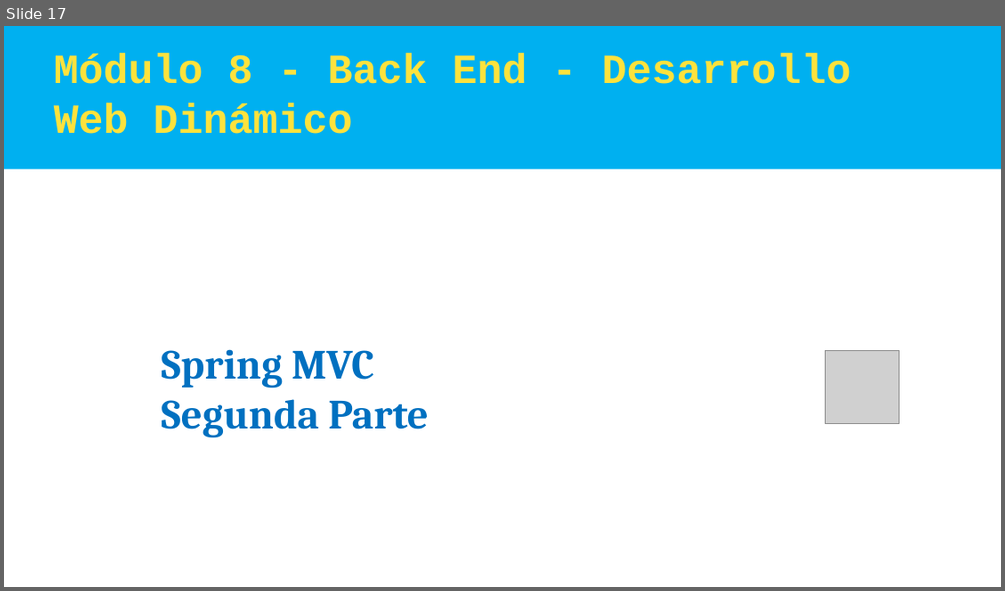
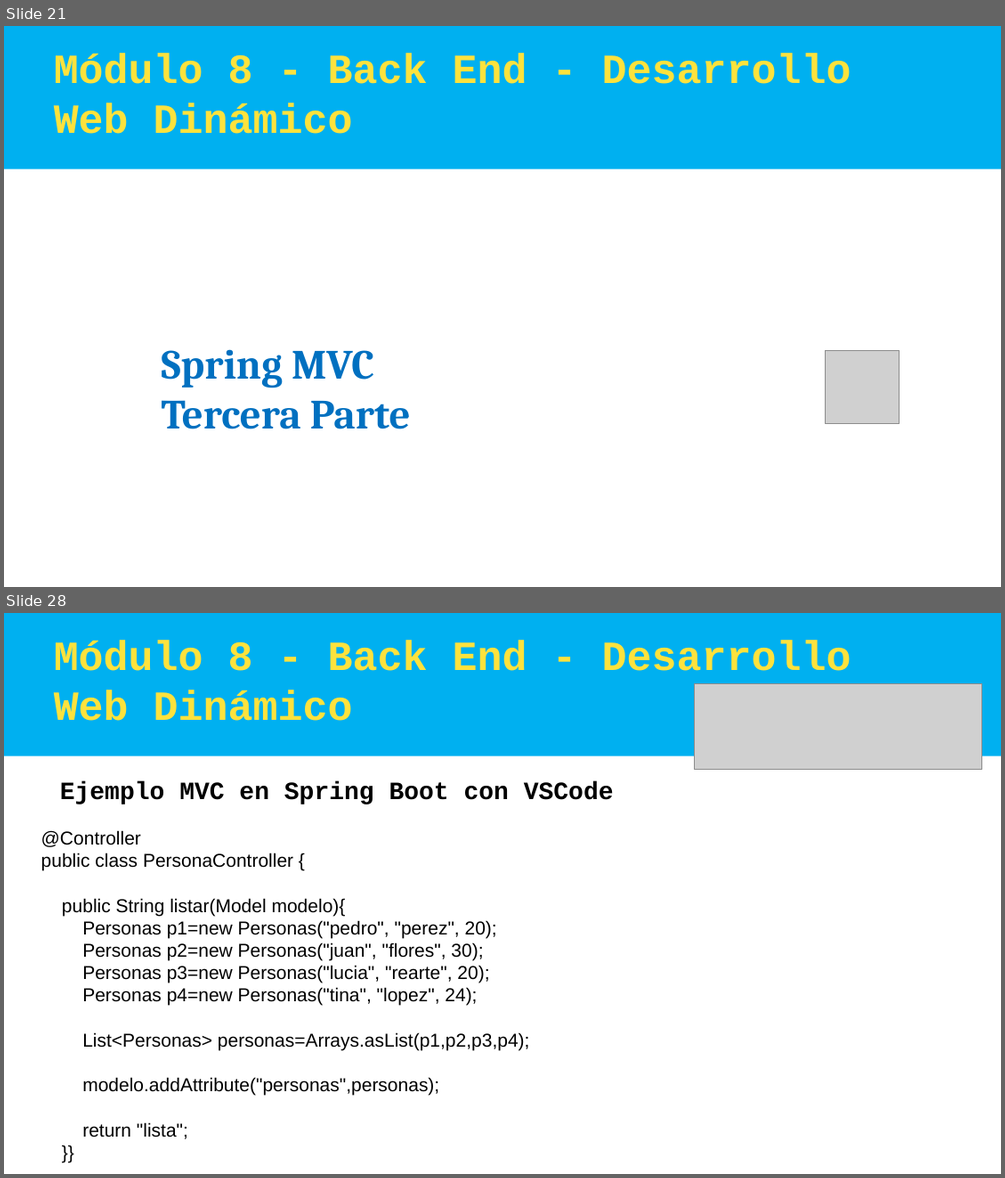
Before and after one commit to cesarprogramador/Angular, a slide deck: Argentina Programa - SpringBoot MVC.pptx. Shown one above the other, each under a label of ours: slide 17 before the commit, slides 21 and 28 after it; the slides between them are not shown. The pictures are 1005x591 and 1005x1178 pixels, drawn with LibreOffice and Linux fonts; fonts in the diff are those of the drawing; grey boxes stand for pictures. Boxes give left, top, right and bottom in pixels: in the first picture for what was removed or moved away, otherwise in the second. Text is boxed around its words. In the diff, an @@ line names an element or a change of style, - is before the commit and + after.

```diff
--- a/Argentina Programa - SpringBoot MVC.pptx
+++ b/Argentina Programa - SpringBoot MVC.pptx
@@ slide 28 added at (4,613,1001,1174), background #FFFFFF @@
@@ rectangle added at (4,613,1001,756), fill #00B0F0 @@
@@ text added at (54,641,851,721), 40 pt, text #FDE23D, bold @@
+Módulo 8 - Back End - Desarrollo Web Dinámico
@@ picture added at (695,684,982,770) @@
@@ text added at (60,781,614,804), 24 pt, text #000000, bold @@
+Ejemplo MVC en Spring Boot con VSCode
@@ text added at (41,830,530,1139), 18 pt, text #000000 @@
+@Controller
+public class PersonaController {
+public String listar(Model modelo){
+Personas p1=new Personas("pedro", "perez", 20);
+Personas p2=new Personas("juan", "flores", 30);
+Personas p3=new Personas("lucia", "rearte", 20);
+Personas p4=new Personas("tina", "lopez", 24);
+List<Personas> personas=Arrays.asList(p1,p2,p3,p4);
+modelo.addAttribute("personas",personas);
+return "lista";
+}}
@@ what was slide 17 is now slide 21 @@
@@ slide 21 changed as well @@
@@ text at (162,400,410,429): text changed @@
-Segunda Parte
+Tercera Parte
```
Also in this commit, not shown: 18 other slides changed, 30 other slides added, 1 slide removed.
